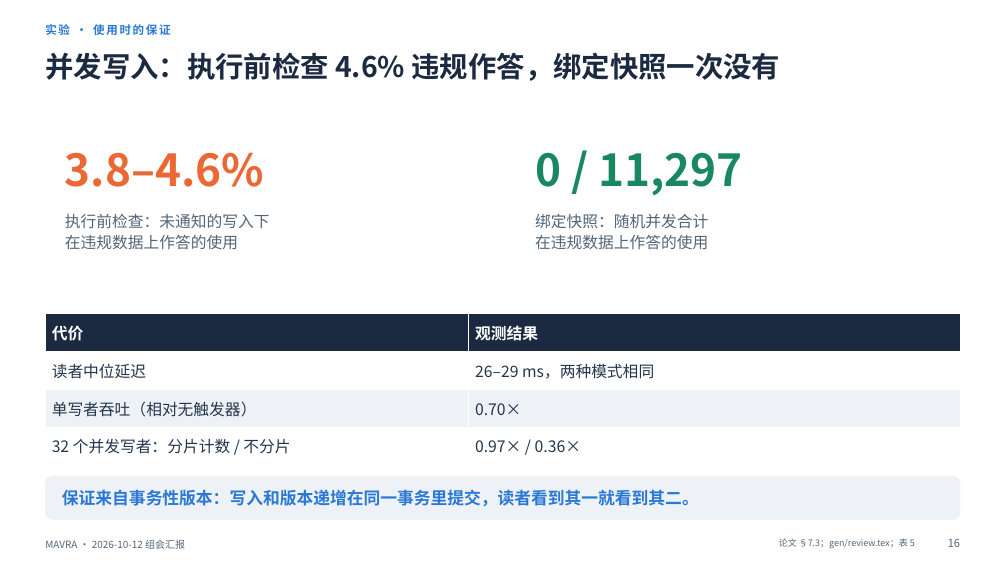
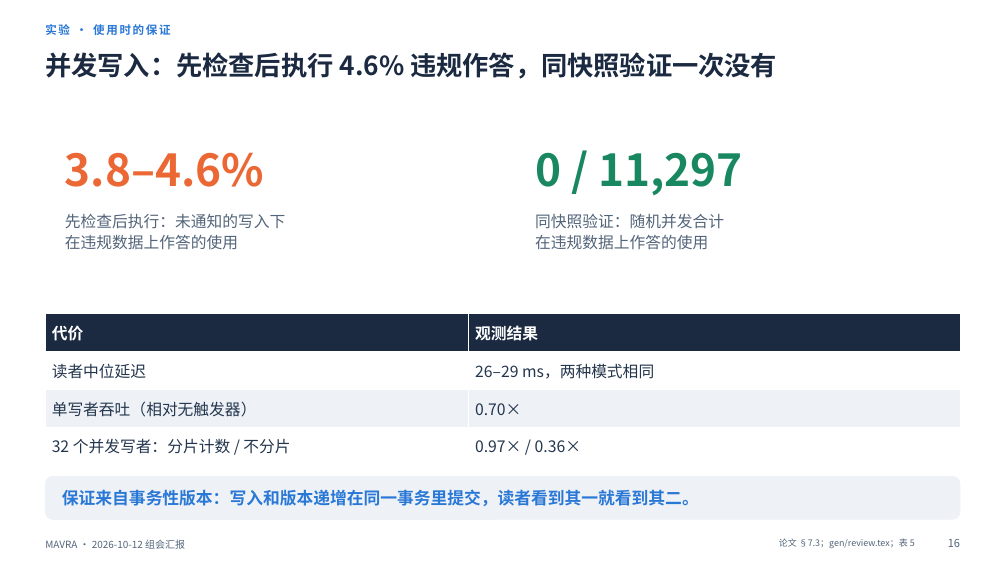
Before and after one commit to mmmttt000045/agent4db-adapter, a slide deck: slide 16 of docs/mavra-report-2026-10-12.pptx. Drawn at 1008x567 pixels with LibreOffice and Linux fonts; fonts in the diff are those of the drawing. Boxes give left, top, right and bottom in pixels: in the first picture for what was removed or moved away, otherwise in the second. Text is boxed around its words. In the diff, an @@ line names an element or a change of style, - is before the commit and + after.

```diff
--- a/docs/mavra-report-2026-10-12.pptx
+++ b/docs/mavra-report-2026-10-12.pptx
@@ text at (x1=45, y1=52, x2=777, y2=79): text changed; size 27 to 25 pt @@
-并发写入：执行前检查 4.6% 违规作答，绑定快照一次没有
+并发写入：先检查后执行 4.6% 违规作答，同快照验证一次没有
@@ text at (x1=65, y1=214, x2=285, y2=229): text changed @@
-执行前检查：未通知的写入下
+先检查后执行：未通知的写入下
@@ text at (x1=535, y1=214, x2=724, y2=229): text changed @@
-绑定快照：随机并发合计
+同快照验证：随机并发合计
```
Also in this commit, not shown: 22 other slides changed, 2 other files.
